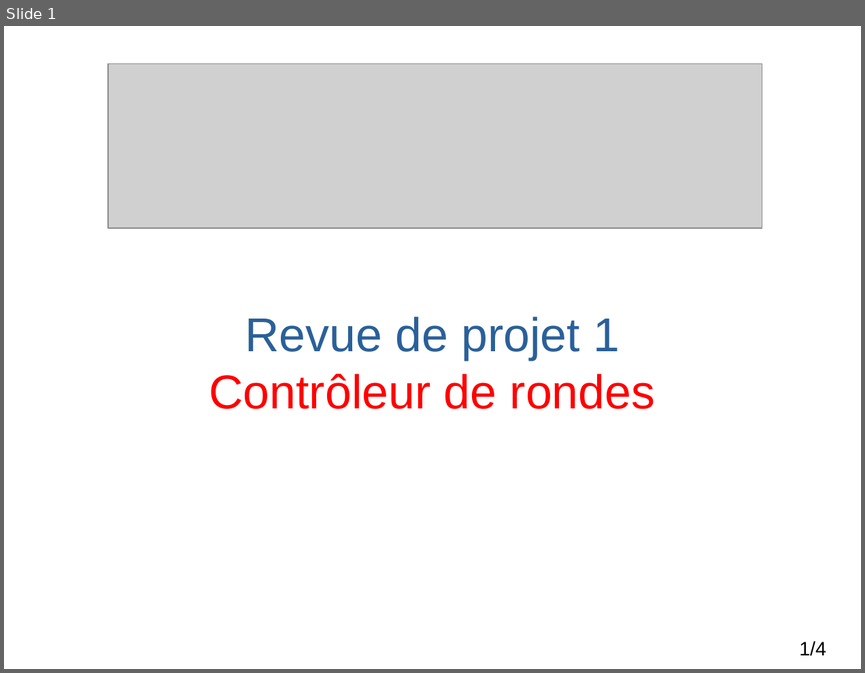
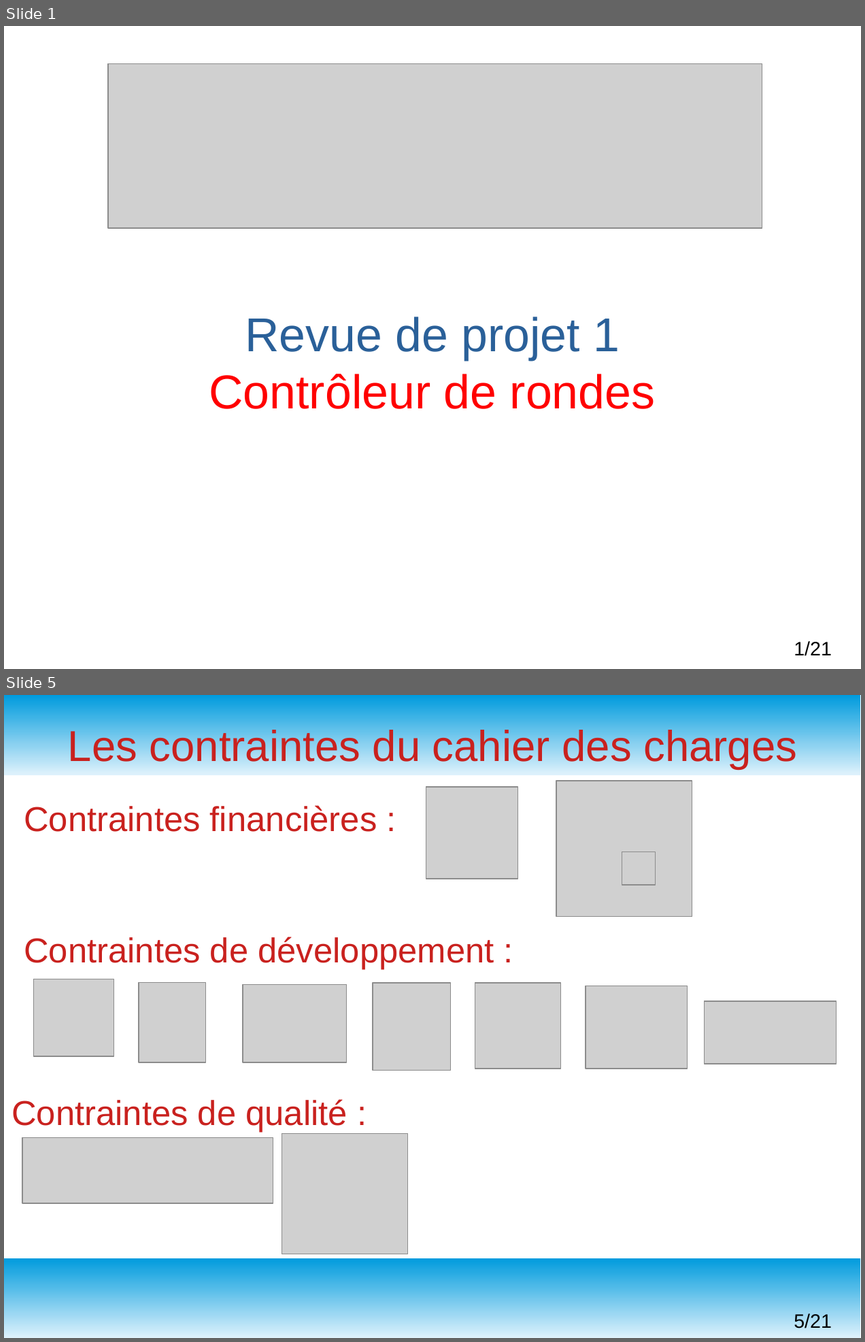
Before and after one commit to msoulard/ControleurDeRondes, a slide deck: Maëva/Diapo Revue 1.odp. Shown one above the other, each under a label of ours: slide 1 before the commit, slides 1 and 5 after it; the slides between them are not shown. The pictures are 865x673 and 865x1342 pixels, drawn with LibreOffice and Linux fonts; fonts in the diff are those of the drawing; grey boxes stand for pictures; background and template pictures are left out. Boxes give left, top, right and bottom in pixels: in the first picture for what was removed or moved away, otherwise in the second. Text is boxed around its words. In the diff, an @@ line names an element or a change of style, - is before the commit and + after.

```diff
--- a/Maëva/Diapo Revue 1.odp
+++ b/Maëva/Diapo Revue 1.odp
@@ slide 5 added at <box>4,695,861,1338</box>, background #FFFFFF @@
@@ rectangle added at <box>4,695,861,775</box>, fill gradient #DFF2FC to #009BDD @@
@@ title added at <box>68,727,797,769</box>, 40 pt, text #C9211E @@
+Les contraintes du cahier des charges
@@ picture added at <box>426,787,518,879</box> @@
@@ picture added at <box>557,781,693,917</box> @@
@@ text added at <box>24,805,377,832</box>, 32 pt, text #C9211E @@
+Contraintes financières :
@@ picture added at <box>622,852,655,885</box> @@
@@ text added at <box>24,936,494,969</box>, 32 pt, text #C9211E @@
+Contraintes de développement :
@@ picture added at <box>33,979,113,1056</box> @@
@@ picture added at <box>139,983,206,1063</box> @@
@@ picture added at <box>243,984,347,1062</box> @@
@@ picture added at <box>373,983,451,1070</box> @@
@@ picture added at <box>475,983,561,1068</box> @@
@@ picture added at <box>585,986,687,1068</box> @@
@@ picture added at <box>704,1001,837,1064</box> @@
@@ text added at <box>11,1099,347,1132</box>, 32 pt, text #C9211E @@
+Contraintes de qualité :
@@ picture added at <box>22,1138,274,1203</box> @@
@@ picture added at <box>282,1134,409,1254</box> @@
@@ rectangle added at <box>4,1258,861,1338</box>, fill gradient #DFF2FC to #009BDD @@
@@ page number added at <box>793,1313,832,1328</box>, 18 pt, text #000000 @@
+5/21
@@ page number at <box>793,641,832,656</box>: text changed @@
-1/4
+1/21
```
Also in this commit, not shown: 19 other slides added, 3 slides removed, 4 other files.
